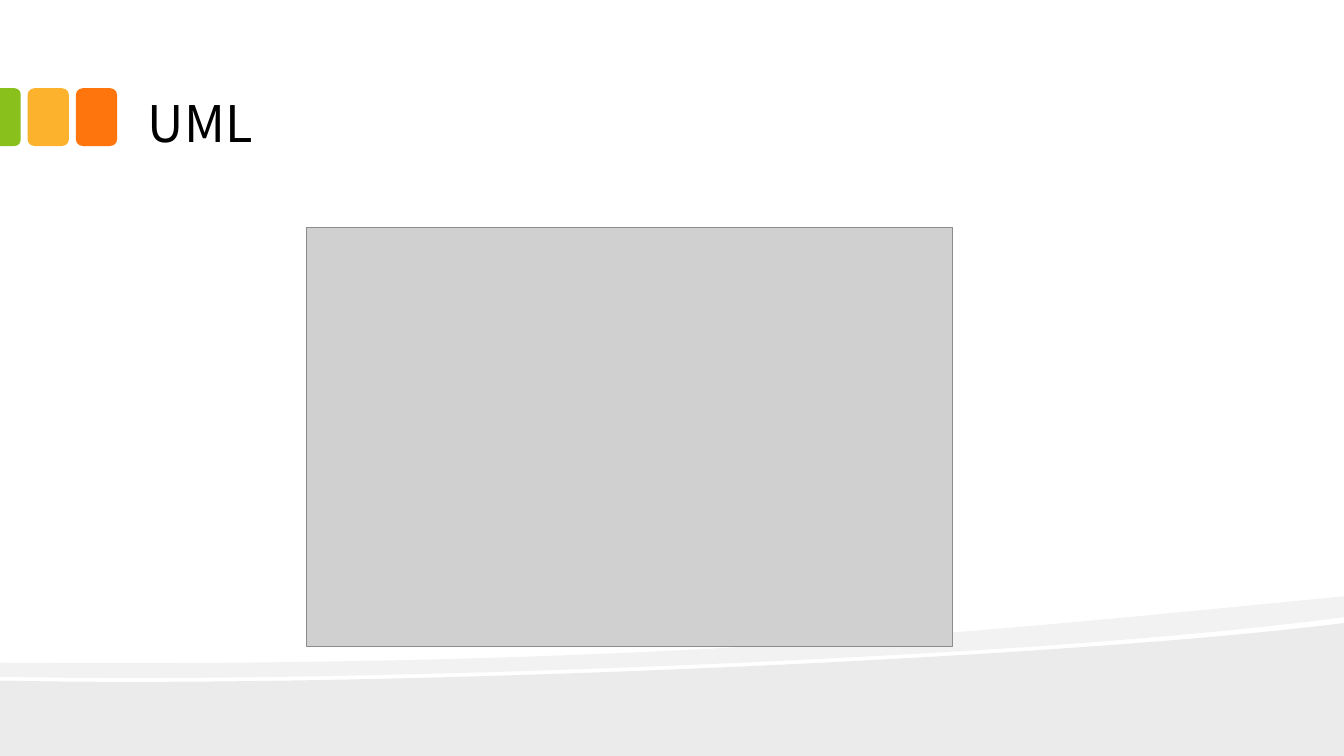
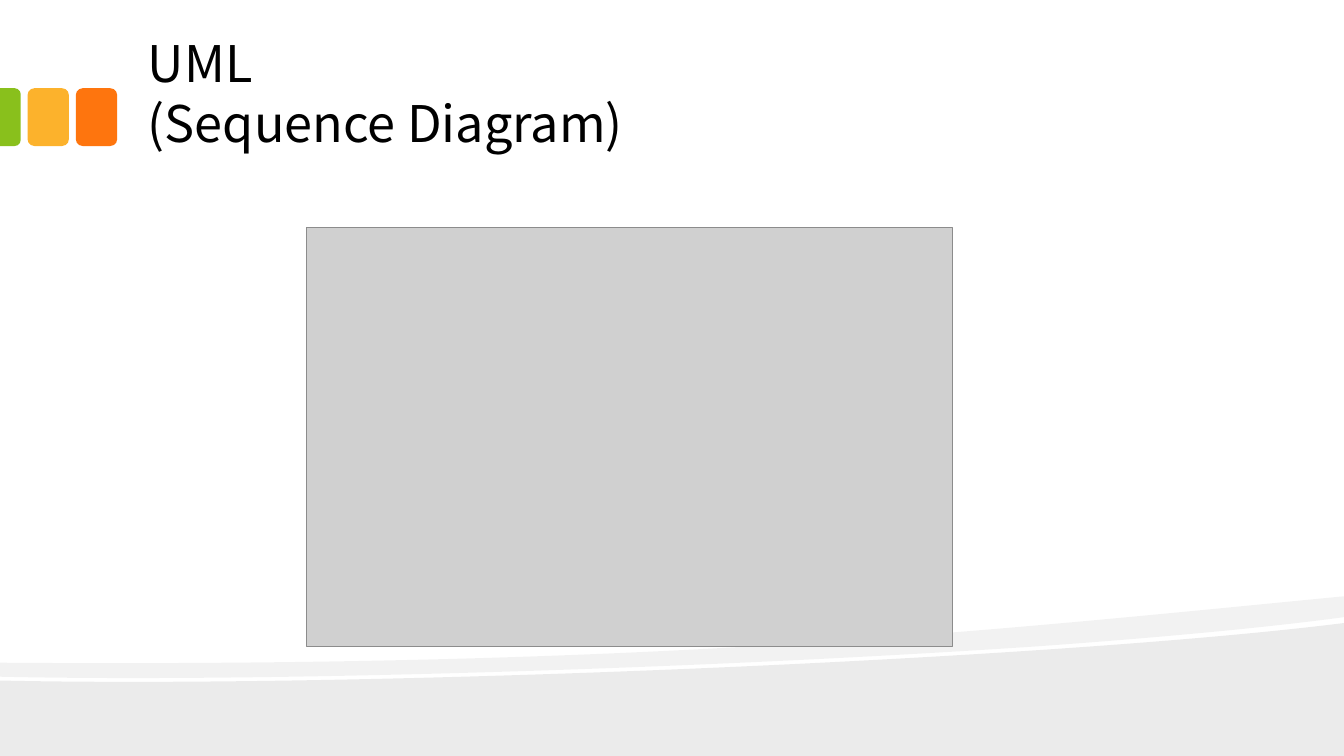
Before and after one commit to kjayvam/HTML, a slide deck: slide 35 of project/ppt/김영민_포트폴리오 요약 보고서.pptx (slide 26 before the commit). Drawn at 1344x756 pixels with LibreOffice and Linux fonts; fonts in the diff are those of the drawing; grey boxes stand for pictures. Boxes give left, top, right and bottom in pixels: in the first picture for what was removed or moved away, otherwise in the second. Text is boxed around its words. In the diff, an @@ line names an element or a change of style, - is before the commit and + after.

```diff
--- a/project/ppt/김영민_포트폴리오 요약 보고서.pptx
+++ b/project/ppt/김영민_포트폴리오 요약 보고서.pptx
@@ title at [148,45,623,155]: text changed @@
-UML
+UML
+(Sequence Diagram)
```
Also in this commit, not shown: 7 other slides changed, 9 slides added, 3 other files.
